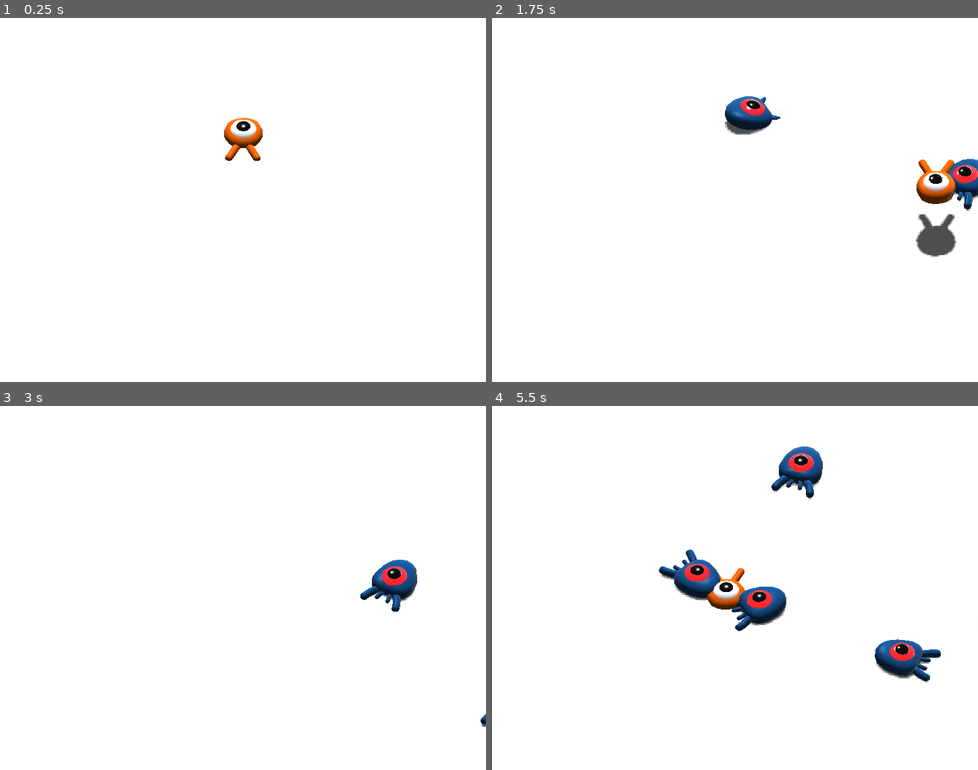
Above: before the commit, frames 1-4 (two rows, left to right).
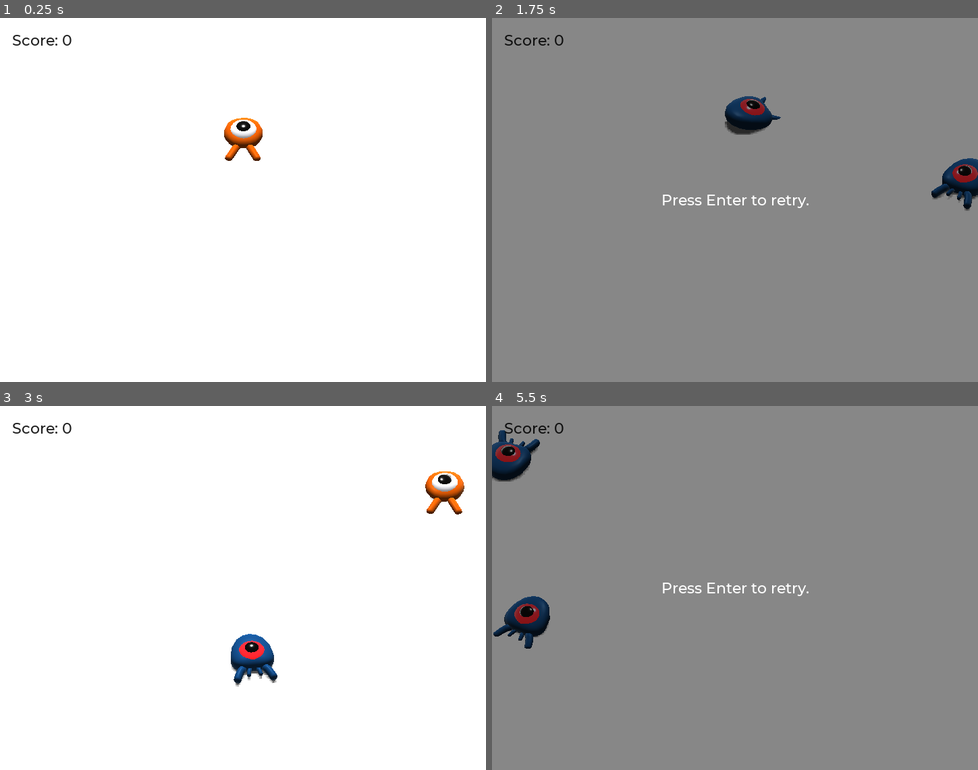
Above: after the commit, the same moments.

Repository: seanj29/First-3d-game
Game: Godot game, scene res://Main.tscn
The game is run twice, just before and just after one commit, with the same random seed, the same clock (stepped at 60 frames per second) and the same inputs.
Inputs:
- Up to frame 1 (0.25 s): no input
- Up to frame 2 (1.75 s): tap Enter (ui_accept) at 0.5, 1.35 s; hold D (move_right) 0.53-1.28 s; hold Enter (ui_accept) 0.53-1.28 s; tap Space (jump) at 0.77, 1.52 s; hold S (move_back) from 1.28 s (still down)
- Up to frame 3 (3 s): tap Enter (ui_accept) at 2, 2.85 s; release S (move_back) at 2.03 s; hold D (move_right) 2.03-2.78 s; hold Enter (ui_accept) 2.03-2.78 s; hold W (move_forward) from 2.78 s (still down)
- Up to frame 4 (5.5 s): tap Space (jump) at 3.02, 3.77, 4.52 s; release W (move_forward) at 3.53 s; hold Enter (ui_accept) 3.53-4.28 s; hold A (move_left) 3.53-5.03 s; tap Enter (ui_accept) at 4.35 s; hold S (move_back) from 5.03 s (still down); hold Enter (ui_accept) from 5.03 s (still down)

The runs differ from the first frame. In frame 1, 0.1% of the frame differs, in the area x 2-15%, y 4-8%; in frame 2, 99%; in frame 3, 2.6%; in frame 4, 100%, in the area x 0-100%, y 0-100%.

Commit message:
Ui and restart mechanic added

Diff:
--- a/Main.gd
+++ b/Main.gd
@@ -5,6 +5,7 @@
 # Called when the node enters the scene tree for the first time.
 func _ready():
 	randomize()
+	$UserInterface/Retry.hide()
 
 
 # Called every frame. 'delta' is the elapsed time since the previous frame.
@@ -23,3 +24,14 @@
 	var player_position = $Player.transform.origin
 	mob.initialize(mob_spawn_location.translation, player_position)
 	add_child(mob)
+	mob.connect("squashed", $UserInterface/ScoreLabel, "_on_Mob_squashed")
+
+
+func _on_Player_hit():
+	$MobTimer.stop()
+	$UserInterface/Retry.show()
+
+func _unhandled_input(event):
+	if event.is_action_pressed("ui_accept") and $UserInterface/Retry.visible:
+		# This restarts the current scene.
+		get_tree().reload_current_scene()
--- a/Main.tscn
+++ b/Main.tscn
@@ -1,8 +1,10 @@
-[gd_scene load_steps=9 format=2]
+[gd_scene load_steps=13 format=2]
 
 [ext_resource path="res://Player.tscn" type="PackedScene" id=1]
 [ext_resource path="res://Main.gd" type="Script" id=2]
 [ext_resource path="res://Mob.tscn" type="PackedScene" id=3]
+[ext_resource path="res://fonts/Montserrat-Medium.ttf" type="DynamicFontData" id=4]
+[ext_resource path="res://ScoreLabel.gd" type="Script" id=5]
 
 [sub_resource type="BoxShape" id=1]
 extents = Vector3( 30, 1, 30 )
@@ -20,6 +22,13 @@
 "points": PoolVector3Array( 0, 0, 0, 0, 0, 0, -13.9419, 0, -6.11012, 0, 0, 0, 0, 0, 0, 14.1314, 0, -7.14138, 0, 0, 0, 0, 0, 0, 13.9022, 0, 16.6922, 0, 0, 0, 0, 0, 0, -14.4002, 0, 16.4631, 0, 0, 0, 0, 0, 0, -13.9419, 0, -6.11012 ),
 "tilts": PoolRealArray( 0, 0, 0, 0, 0 )
 }
+
+[sub_resource type="DynamicFont" id=6]
+size = 22
+font_data = ExtResource( 4 )
+
+[sub_resource type="Theme" id=7]
+default_font = SubResource( 6 )
 
 [node name="Main" type="Node"]
 script = ExtResource( 2 )
@@ -81,4 +90,35 @@
 wait_time = 0.5
 autostart = true
 
+[node name="UserInterface" type="Control" parent="."]
+anchor_right = 1.0
+anchor_bottom = 1.0
+theme = SubResource( 7 )
+
+[node name="ScoreLabel" type="Label" parent="UserInterface"]
+margin_left = 18.0
+margin_top = 19.0
+margin_right = 69.0
+margin_bottom = 33.0
+custom_colors/font_color = Color( 0.121569, 0.121569, 0.121569, 1 )
+text = "Score: 0"
+script = ExtResource( 5 )
+
+[node name="Retry" type="ColorRect" parent="UserInterface"]
+anchor_right = 1.0
+anchor_bottom = 1.0
+color = Color( 0, 0, 0, 0.470588 )
+
+[node name="Label" type="Label" parent="UserInterface/Retry"]
+anchor_left = 0.5
+anchor_top = 0.5
+anchor_right = 0.5
+anchor_bottom = 0.5
+margin_left = -109.5
+margin_top = -14.0
+margin_right = 109.5
+margin_bottom = 14.0
+text = "Press Enter to retry."
+
+[connection signal="hit" from="Player" to="." method="_on_Player_hit"]
 [connection signal="timeout" from="MobTimer" to="." method="_on_MobTimer_timeout"]
--- /dev/null
+++ b/MusicPlayer.tscn
@@ -0,0 +1,7 @@
+[gd_scene load_steps=2 format=2]
+
+[ext_resource path="res://art/House In a Forest Loop.ogg" type="AudioStream" id=1]
+
+[node name="MusicPlayer" type="AudioStreamPlayer"]
+stream = ExtResource( 1 )
+autoplay = true
--- a/Player.gd
+++ b/Player.gd
@@ -1,4 +1,8 @@
 extends KinematicBody
+
+# Emitted when the player was hit by a mob
+
+signal hit
 
 export var speed = 14
 
@@ -53,3 +57,10 @@
 				#If so, we squash it and bounce
 				mob.squash()
 				velocity.y = bounce_impulse
+
+func die():
+	emit_signal("hit")
+	queue_free()
+
+func _on_MobDetector_body_entered(_body:Node):
+	die()
--- a/Player.tscn
+++ b/Player.tscn
@@ -1,10 +1,12 @@
-[gd_scene load_steps=4 format=2]
+[gd_scene load_steps=5 format=2]
 
 [ext_resource path="res://art/player.glb" type="PackedScene" id=1]
 [ext_resource path="res://Player.gd" type="Script" id=2]
 
 [sub_resource type="SphereShape" id=1]
 radius = 0.808652
+
+[sub_resource type="CylinderShape" id=2]
 
 [node name="Player" type="KinematicBody"]
 collision_mask = 6
@@ -17,3 +19,15 @@
 [node name="CollisionShape" type="CollisionShape" parent="."]
 transform = Transform( 1, 0, 0, 0, 1, 0, 0, 0, 1, 0, 0.795191, 0 )
 shape = SubResource( 1 )
+
+[node name="MobDetector" type="Area" parent="."]
+transform = Transform( 1, 0, 0, 0, 1, 0, 0, 0, 1, 0, -0.212093, 0 )
+collision_layer = 0
+collision_mask = 2
+monitorable = false
+
+[node name="CollisionShape" type="CollisionShape" parent="MobDetector"]
+transform = Transform( 1, 0, 0, 0, 0.27792, 0, 0, 0, 1, 0, 0.626783, 0 )
+shape = SubResource( 2 )
+
+[connection signal="body_entered" from="MobDetector" to="." method="_on_MobDetector_body_entered"]
--- /dev/null
+++ b/ScoreLabel.gd
@@ -0,0 +1,22 @@
+extends Label
+
+var score = 0
+
+
+# Declare member variables here. Examples:
+# var a = 2
+# var b = "text"
+
+
+# Called when the node enters the scene tree for the first time.
+func _ready():
+	pass # Replace with function body.
+
+func _on_Mob_squashed():
+	score += 1
+	text = "Score: %s" % score
+
+
+# Called every frame. 'delta' is the elapsed time since the previous frame.
+#func _process(delta):
+#	pass
--- a/project.godot
+++ b/project.godot
@@ -17,6 +17,10 @@
 config/name="Squash the Creeps (3D)"
 run/main_scene="res://Main.tscn"
 config/icon="res://icon.png"
+
+[autoload]
+
+MusicPlayer="*res://MusicPlayer.tscn"
 
 [display]
 
